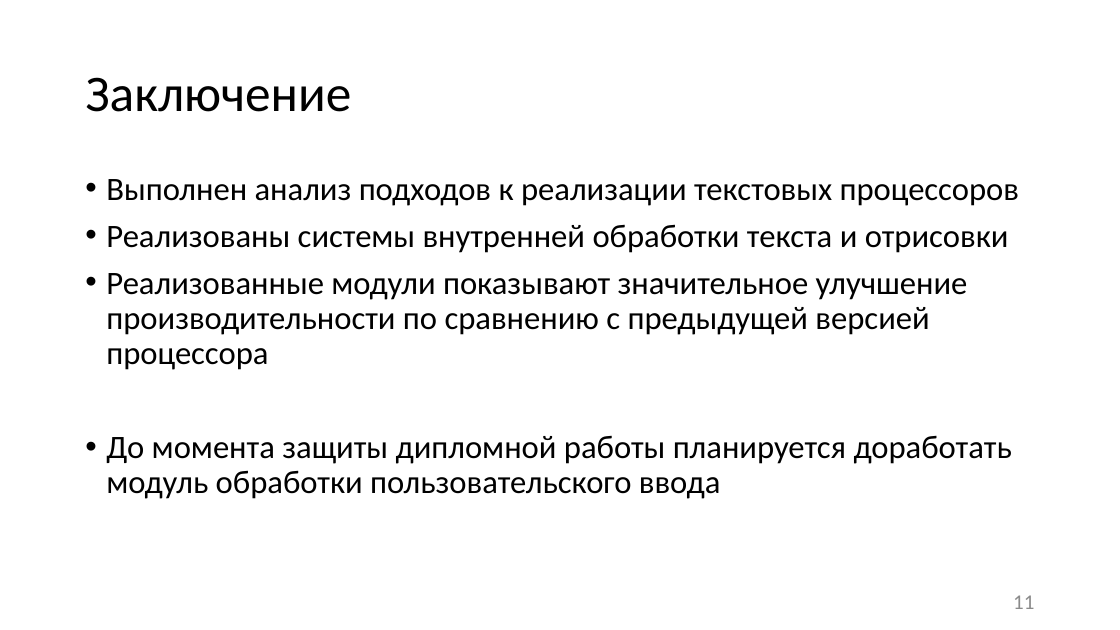
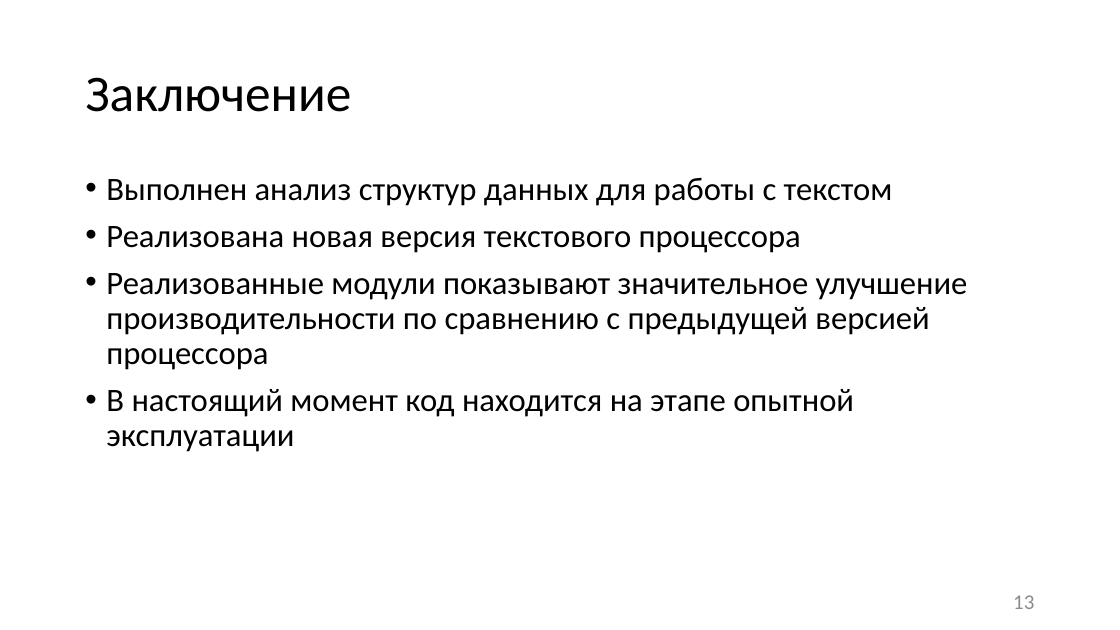
Before and after one commit to kutselabskii/diploma, a slide deck: slide 13 of Презентация.pptx (slide 11 before the commit). Drawn at 1120x630 pixels with LibreOffice and Linux fonts; fonts in the diff are those of the drawing. Boxes give left, top, right and bottom in pixels: in the first picture for what was removed or moved away, otherwise in the second. Text is boxed around its words. In the diff, an @@ line names an element or a change of style, - is before the commit and + after.

```diff
--- a/Презентация.pptx
+++ b/Презентация.pptx
@@ text at (106, 177, 893, 253): text changed @@
-• Выполнен анализ подходов к реализации текстовых процессоров
-• Реализованы системы внутренней обработки текста и отрисовки
+• Выполнен анализ структур данных для работы с текстом
+• Реализована новая версия текстового процессора
@@ text at (106, 389, 854, 452): text changed @@
-• До момента защиты дипломной работы планируется доработать модуль обработки пользовательского ввода
+• В настоящий момент код находится на этапе опытной эксплуатации
@@ page number at (1013, 595, 1034, 609): text changed @@
-11
+13
```
Also in this commit, not shown: 7 other slides changed, 2 slides added, 14 other files.
